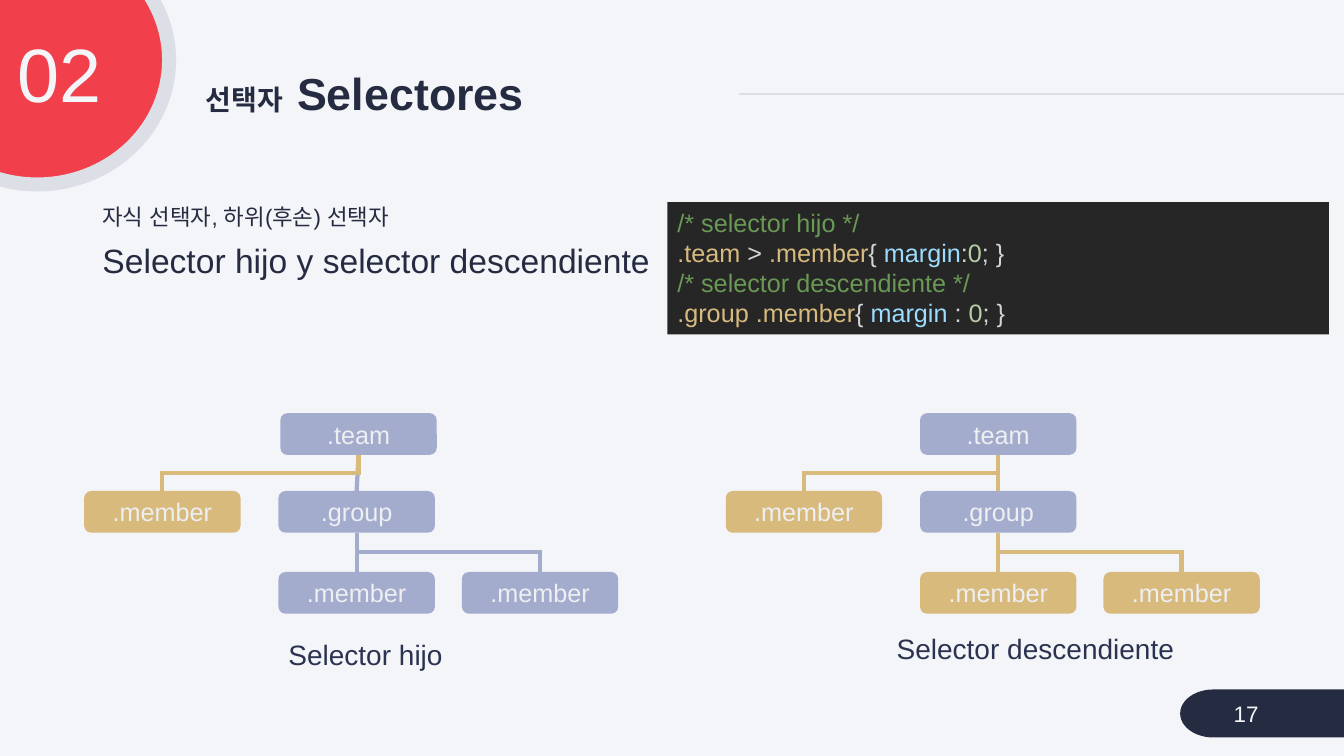
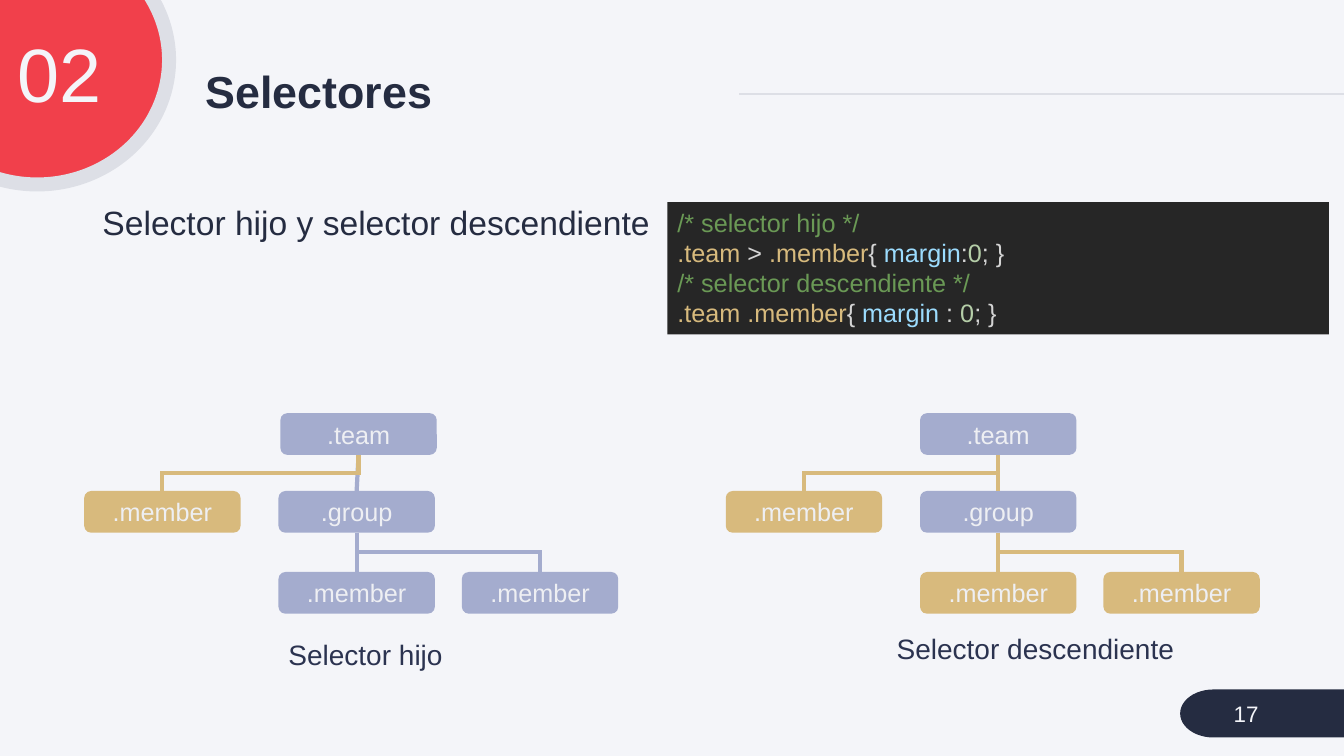
Before and after one commit to cialafamilia/practica, a slide deck: slide 17 of ppt/1908 CSS.pptx. Drawn at 1344x756 pixels with LibreOffice and Linux fonts; fonts in the diff are those of the drawing. Boxes give left, top, right and bottom in pixels: in the first picture for what was removed or moved away, otherwise in the second. Text is boxed around its words. In the diff, an @@ line names an element or a change of style, - is before the commit and + after.

```diff
--- a/ppt/1908 CSS.pptx
+++ b/ppt/1908 CSS.pptx
@@ title at (x1=206, y1=75, x2=432, y2=109): text changed @@
-선택자 Selectores
+Selectores
@@ text at (x1=102, y1=206, x2=389, y2=230): paragraph removed @@
-자식 선택자, 하위(후손) 선택자
@@ text in rectangle at (x1=677, y1=303, x2=981, y2=328): text changed @@
-.group .member{ margin : 0; }
+.team .member{ margin : 0; }
```
Also in this commit, not shown: 21 other slides changed, 5 other files.
